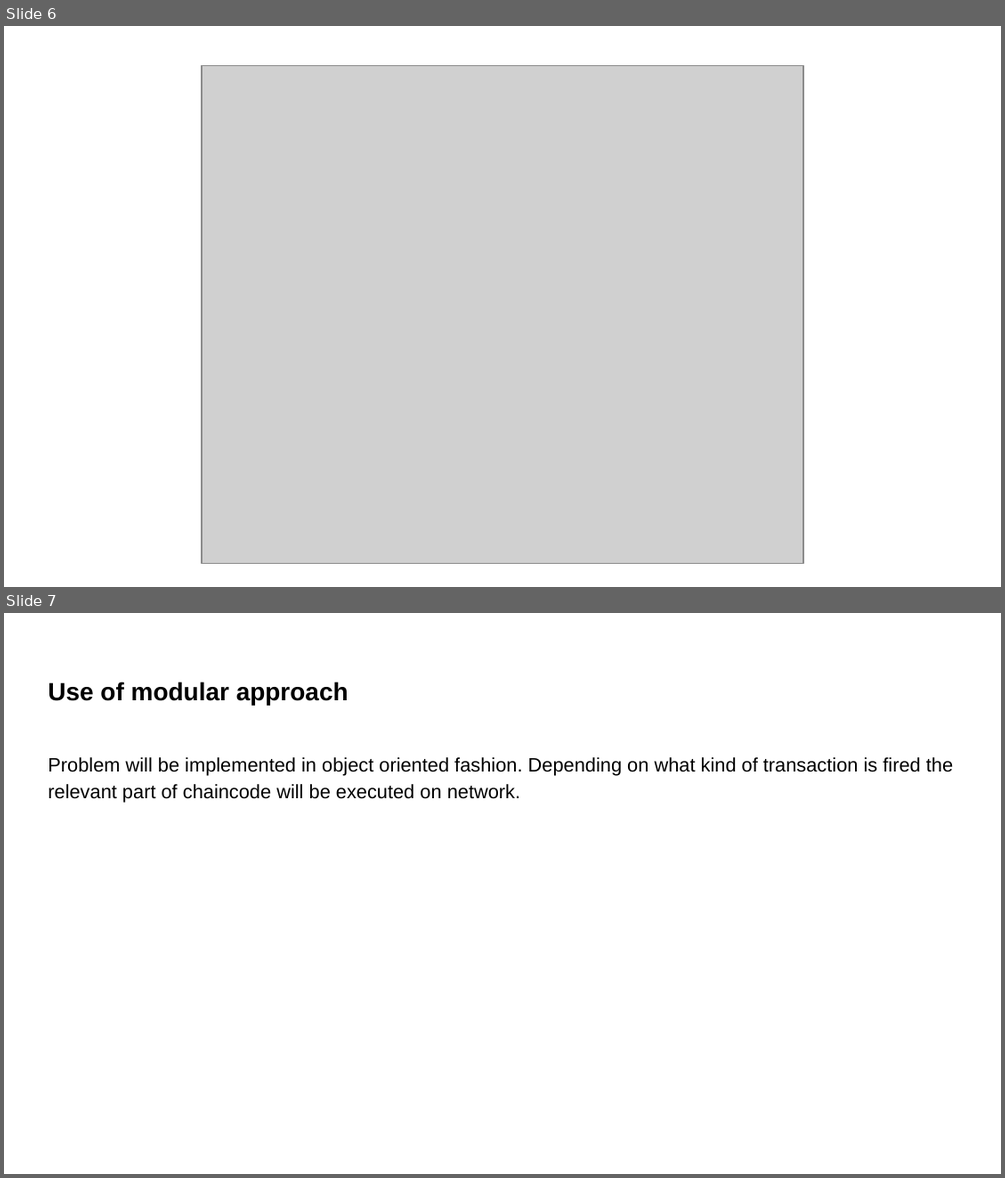
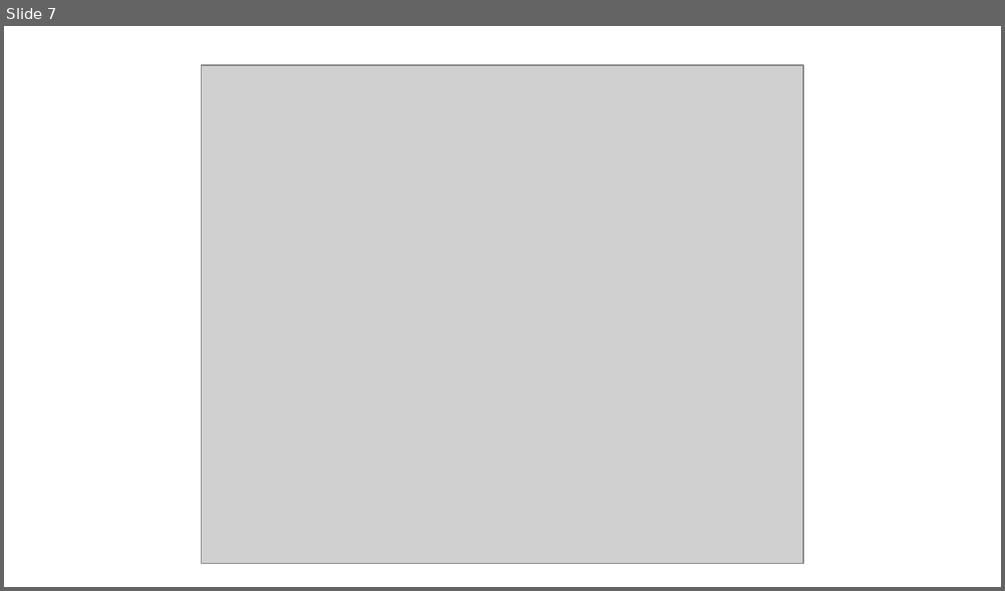
Before and after one commit to coeykee/Business-network-using-DLT, a slide deck: docs/bnpresentation.pptx. Shown one above the other, each under a label of ours: slides 6 and 7 before the commit, slide 7 after it. The pictures are 1005x1178 and 1005x591 pixels, drawn with LibreOffice and Linux fonts; fonts in the diff are those of the drawing; grey boxes stand for pictures. Boxes give left, top, right and bottom in pixels: in the first picture for what was removed or moved away, otherwise in the second. Text is boxed around its words. In the diff, an @@ line names an element or a change of style, - is before the commit and + after.

```diff
--- a/docs/bnpresentation.pptx
+++ b/docs/bnpresentation.pptx
@@ slide 7 removed at (4, 613, 1001, 1174), background #FFFFFF @@
@@ title removed at (48, 682, 348, 705) @@
-Use of modular approach
@@ text removed at (48, 757, 953, 802) @@
-Problem will be implemented in object oriented fashion. Depending on what kind of transaction is fired the relevant part of chaincode will be executed on network.
@@ what was slide 6 is now slide 7 @@
```
Also in this commit, not shown: 7 slides changed, 4 slides added, 4 other files.
